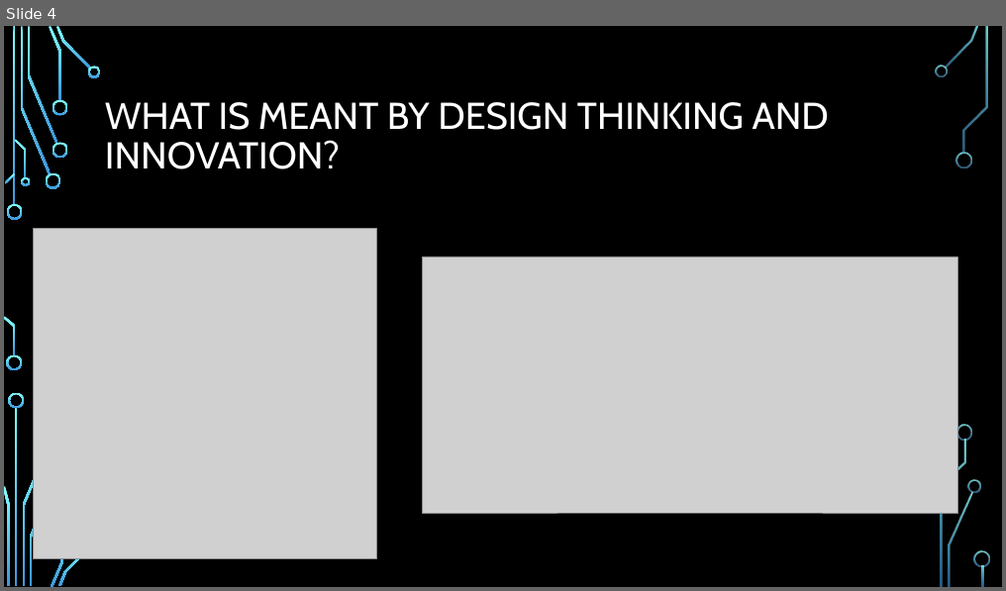
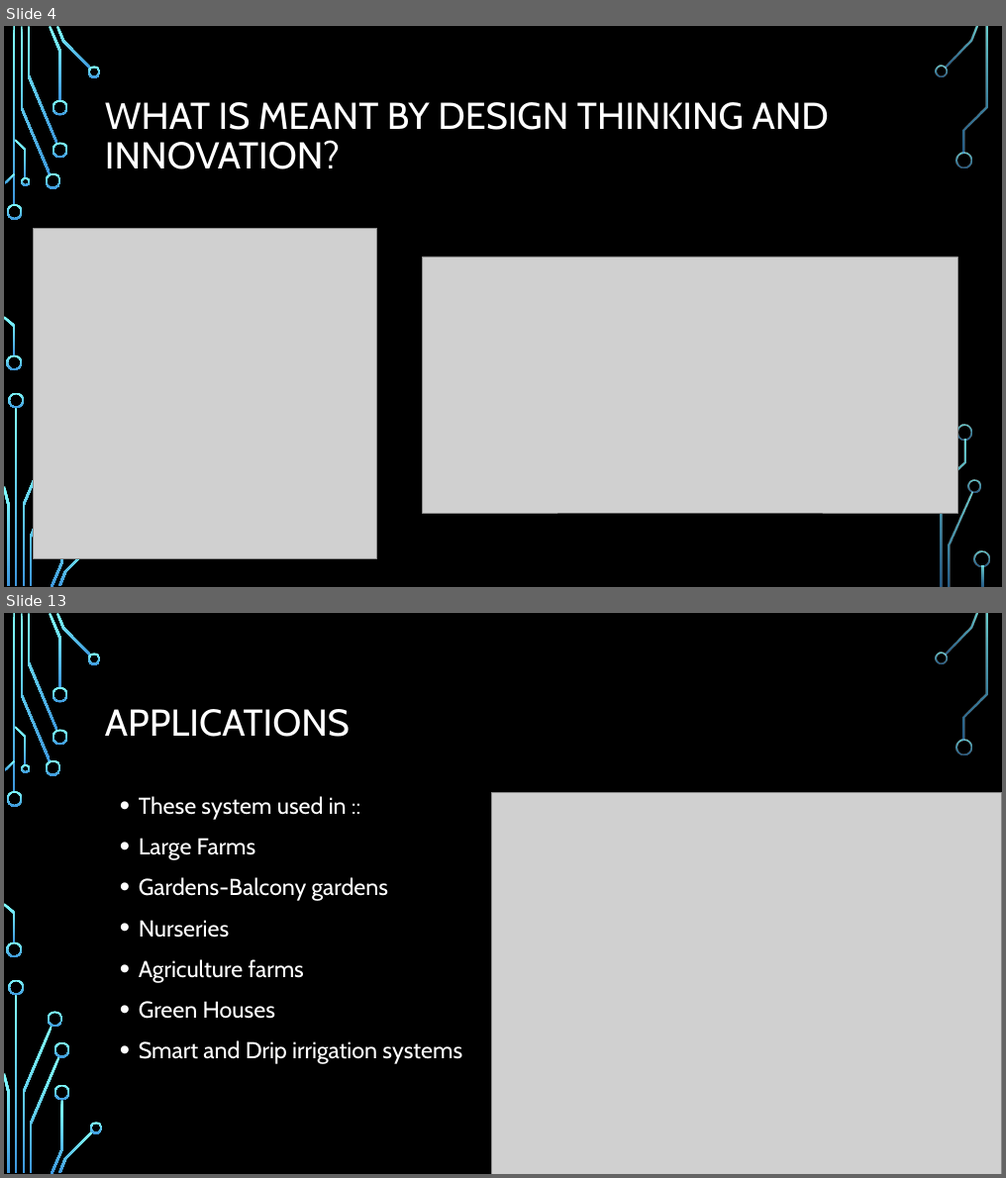
Before and after one commit to hemanthkumar29/design-think-website, a slide deck: public/team_presentations/team_7_presentation.pptx. Shown one above the other, each under a label of ours: slide 4 before the commit, slides 4 and 13 after it; the slides between them are not shown. The pictures are 1006x591 and 1006x1178 pixels, drawn with LibreOffice and Linux fonts; fonts in the diff are those of the drawing; grey boxes stand for pictures; background and template pictures are left out. Boxes give left, top, right and bottom in pixels: in the first picture for what was removed or moved away, otherwise in the second. Text is boxed around its words. In the diff, an @@ line names an element or a change of style, - is before the commit and + after.

```diff
--- a/public/team_presentations/team_7_presentation.pptx
+++ b/public/team_presentations/team_7_presentation.pptx
@@ slide 13 added at <box>4,613,1002,1174</box>, background picture (left out); not listed: 29 template elements that a slide beside it also shows @@
@@ title added at <box>105,709,350,737</box>, 36 pt, text #FFFFFF @@
+APPLICATIONS
@@ text added at <box>139,796,462,1064</box>, 22.2 pt, text #FFFFFF @@
+• These system used in ::
+• Large Farms
+• Gardens-Balcony gardens
+• Nurseries
+• Agriculture farms
+• Green Houses
+• Smart and Drip irrigation systems
@@ picture added at <box>491,792,1002,1174</box> @@
@@ group added at <box>48,1011,103,1134</box>: 4 freeform shapes @@
```
Also in this commit, not shown: 6 slides changed, 8 other slides added, 6 slides removed, 1 other file.
